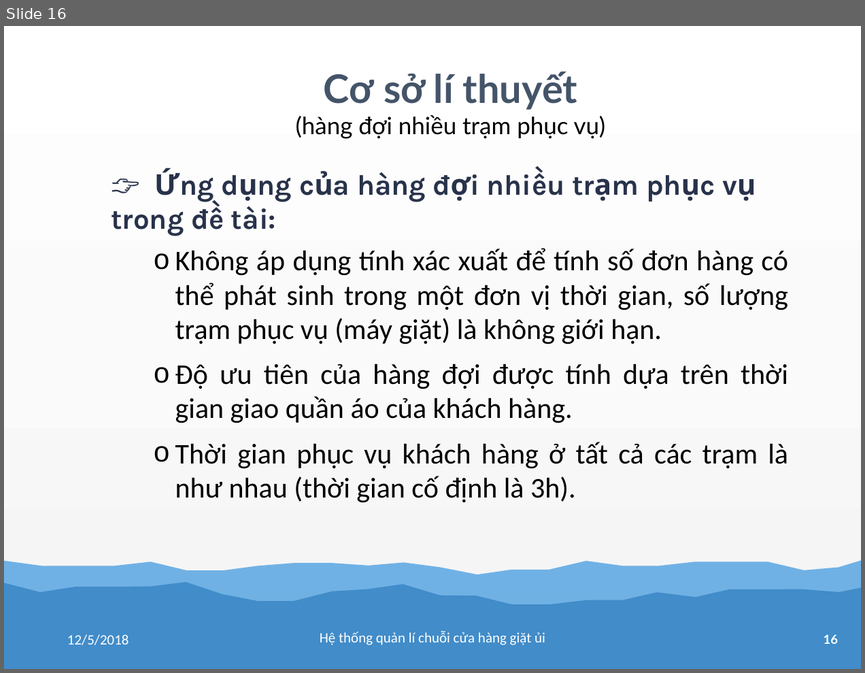
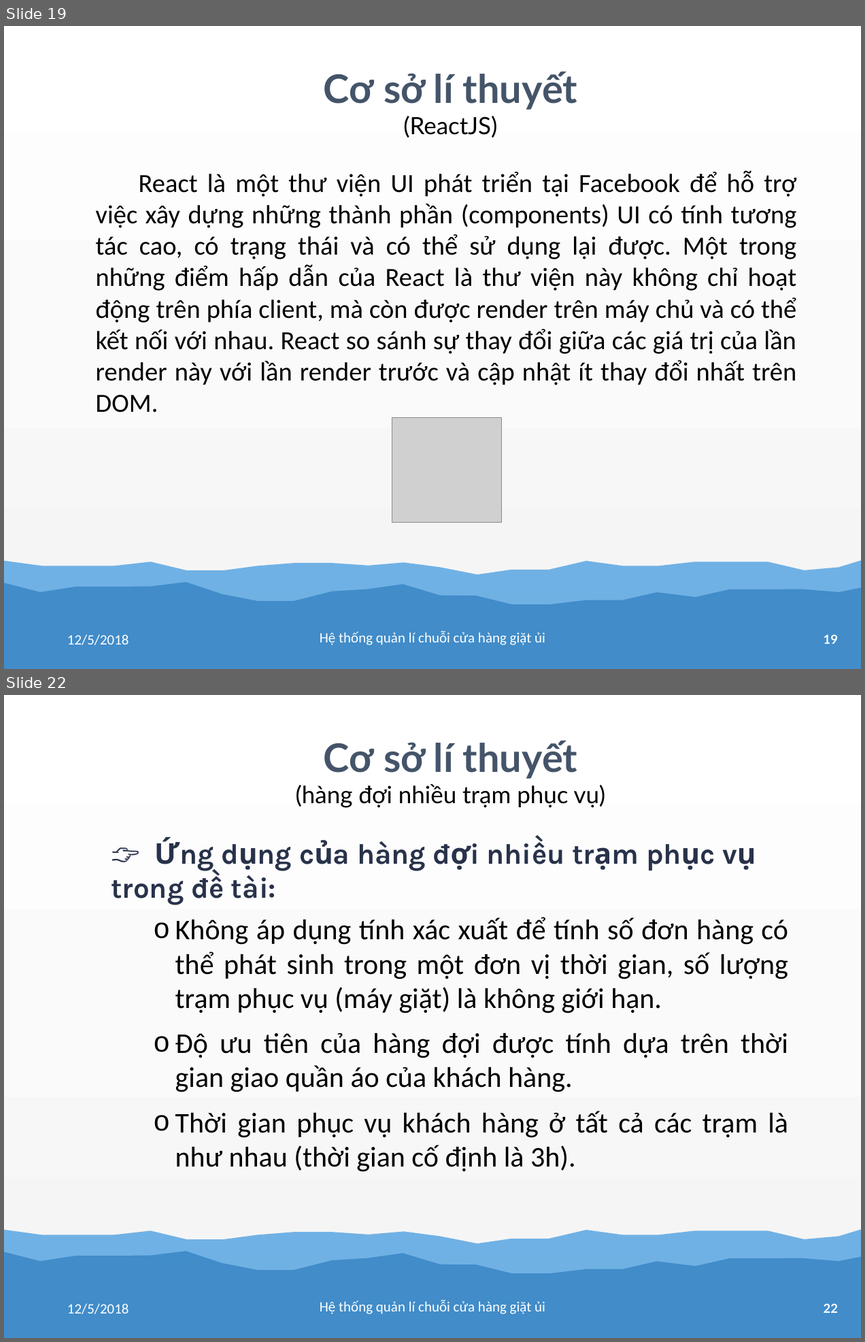
Before and after one commit to tranhoanghuan/Lu-n-v-n, a slide deck: baoCao/bao_cao.pptx. Shown one above the other, each under a label of ours: slide 16 before the commit, slides 19 and 22 after it; the slides between them are not shown. The pictures are 865x673 and 865x1342 pixels, drawn with LibreOffice and Linux fonts; fonts in the diff are those of the drawing; grey boxes stand for pictures. Boxes give left, top, right and bottom in pixels: in the first picture for what was removed or moved away, otherwise in the second. Text is boxed around its words. In the diff, an @@ line names an element or a change of style, - is before the commit and + after.

```diff
--- a/baoCao/bao_cao.pptx
+++ b/baoCao/bao_cao.pptx
@@ slide 19 added at [4,26,861,669], background gradient #FFFFFF to #FBFBFB to #F2F2F2; not listed: 3 template elements that a slide beside it also shows @@
@@ text added at [324,72,577,138], 66 pt, text #445469, bold @@
+Cơ sở lí thuyết
+(ReactJS)
@@ text added at [96,170,797,412], 44 pt, text #000000 @@
+React là một thư viện UI phát triển tại Facebook để hỗ trợ việc xây dựng những thành phần (components) UI có tính tương tác cao, có trạng thái và có thể sử dụng lại được. Một trong những điểm hấp dẫn của React là thư viện này không chỉ hoạt động trên phía client, mà còn được render trên máy chủ và có thể kết nối với nhau. React so sánh sự thay đổi giữa các giá trị của lần render này với lần render trước và cập nhật ít thay đổi nhất trên DOM.
@@ picture added at [392,418,502,522] @@
@@ text added at [67,634,129,645], 24 pt, text #FFFFFF @@
+12/5/2018
@@ text added at [320,631,545,645], 24 pt, text #FFFFFF @@
+Hệ thống quản lí chuỗi cửa hàng giặt ủi
@@ what was slide 16 is now slide 22 @@
@@ page number at [823,1303,838,1312]: text changed @@
-16
+22
```
Also in this commit, not shown: 2 slides changed, 6 other slides added.
